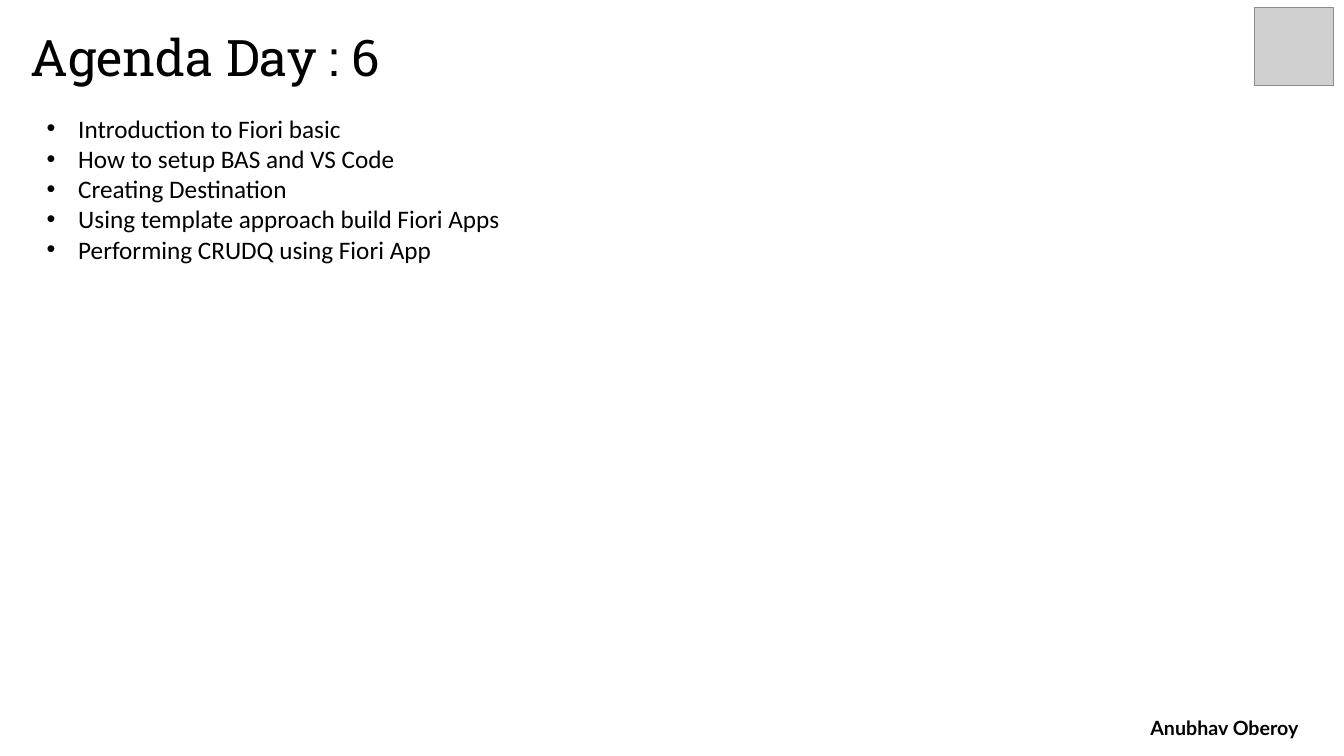
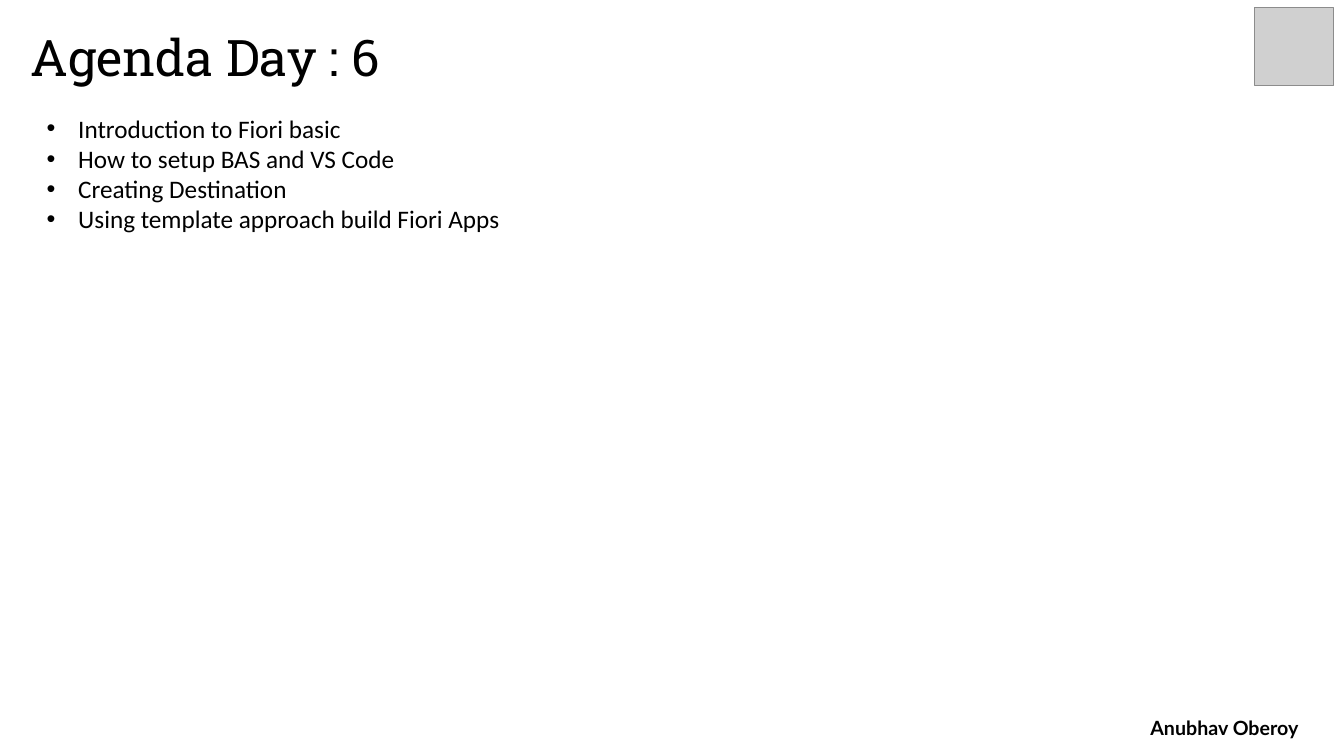
Before and after one commit to soyuztechnologies/CapgeminiODataTraining, a slide deck: slide 7 of OData Agenda.pptx. Drawn at 1344x756 pixels with LibreOffice and Linux fonts; fonts in the diff are those of the drawing; grey boxes stand for pictures. Boxes give left, top, right and bottom in pixels: in the first picture for what was removed or moved away, otherwise in the second. Text is boxed around its words. In the diff, an @@ line names an element or a change of style, - is before the commit and + after.

```diff
--- a/OData Agenda.pptx
+++ b/OData Agenda.pptx
@@ text at bbox=[78, 241, 431, 264]: paragraph removed @@
-• Performing CRUDQ using Fiori App
```
Also in this commit, not shown: 1 other slide changed, 4 other files.
